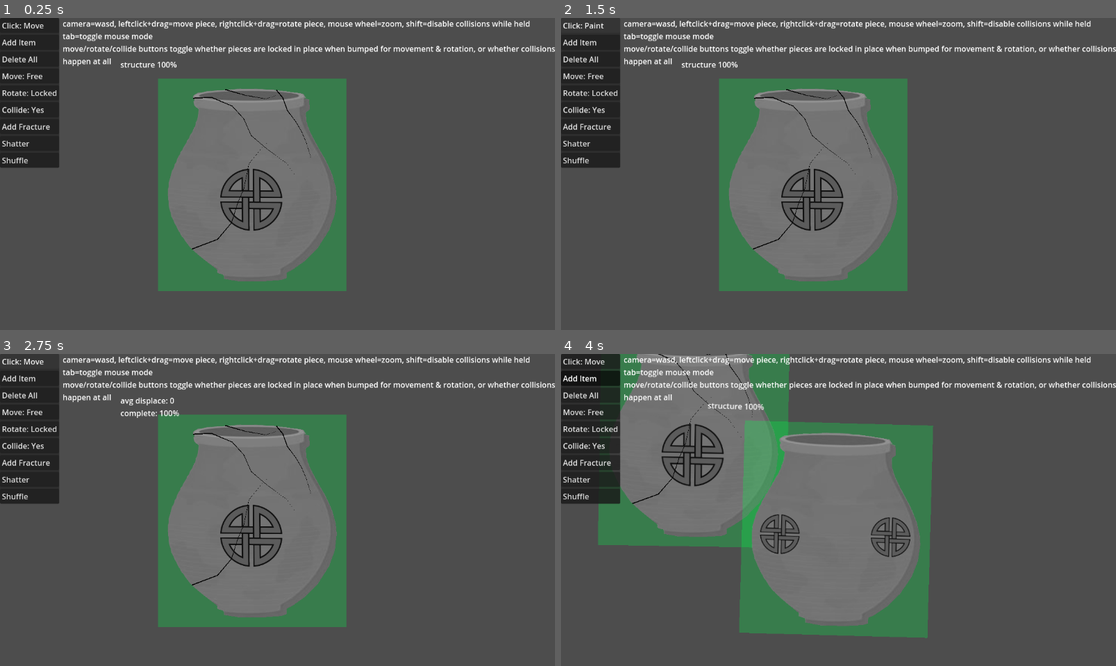
Above: before the commit, frames 1-4 (two rows, left to right).
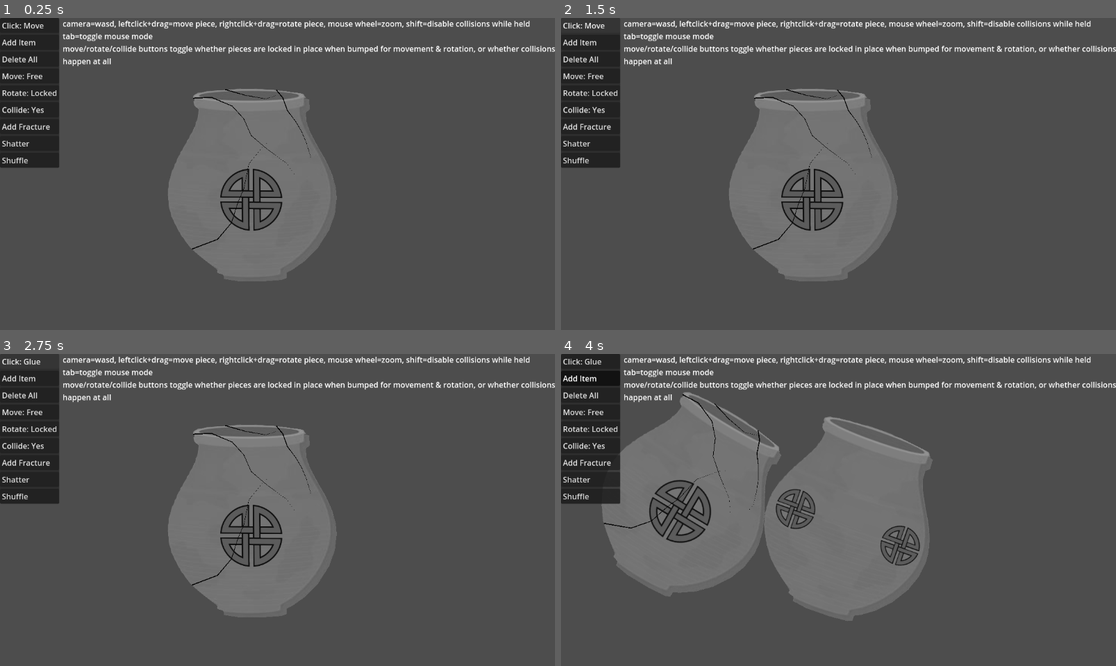
Above: after the commit, the same moments.

Repository: feyrkh/Exploratory
Game: Godot game, scene res://CleaningTable.tscn
The game is run twice, just before and just after one commit, with the same random seed, the same clock (stepped at 60 frames per second) and the same inputs.
Inputs:
- Up to frame 1 (0.25 s): no input
- Up to frame 2 (1.5 s): click "Click: Move" at 0.5 s; click "Click: Glue" at 1.25 s
- Up to frame 3 (2.75 s): click "Click: Paint" (after the commit: "Click: Move") at 2 s
- Up to frame 4 (4 s): click "Shuffle" at 2.75 s; click "Add Item" at 3.5 s

The runs differ from the first frame. In frame 1, 8.7% of the frame differs, in the area x 21-63%, y 14-88%; in frame 2, 8.7%; in frame 3, 8.8%; in frame 4, 24%, in the area x 4-68%, y 0-92%.

Commit message:
Remove painting code, add optional random rotation during shuffle

Diff:
--- a/ArcheologyItem.gd
+++ b/ArcheologyItem.gd
@@ -13,6 +13,8 @@
 var rotate_start_item_com_position = null
 var target_rot = null
 var reset_position = null
+var reset_rotation = null
+var bounding_box:Rect2
 
 const TOO_SMALL_POLYGON_AREA := 35
 const TOO_SMALL_POLYGON_EDGE_RATIO := 0.6
@@ -97,8 +99,10 @@
 	# Called by Global.collide when piece collisions should be disabled
 	if val:
 		collision_mask |= 1 # allow this piece to collide with elements on layer 1
+		#modulate.a = 1.0
 	else:
 		collision_mask &= ~1 # prevent this piece from colliding with elements on layer 1
+		#modulate.a = 0.8
 
 func clone(new_polygon:Array):
 	var new_scene = load(scene_file_path).instantiate()
@@ -225,6 +229,7 @@
 func _integrate_forces(state):
 	if reset_position != null:
 		state.transform = state.transform.rotated(-state.transform.get_rotation())
+		state.transform = state.transform.rotated(reset_rotation)
 		state.transform.origin = reset_position
 		reset_position = null
 		set_deferred("freeze", Global.freeze_pieces)
@@ -404,6 +409,7 @@
 		twiceArea += abs(polygon[t1].x * (polygon[t2].y - polygon[t3].y) + polygon[t2].x * (polygon[t3].y - polygon[t1].y) + polygon[t3].x * (polygon[t1].y - polygon[t2].y))
 	return twiceArea / 2
 
+
 func _find_center() -> Vector2:
 	var centers:Array[Vector2] = []
 	var areas:Array[float] = []
@@ -443,11 +449,13 @@
 		totalArea += area
 	for i in range(centers.size()):
 		center += centers[i] * (areas[i] / totalArea)
-	new_top_left -= Vector2(20, 20)
-	new_bot_right += Vector2(20, 20)
+	bounding_box = Rect2(new_top_left, new_bot_right-new_top_left)
+	# TODO: Uncomment if painting returns
+	#new_top_left -= Vector2(20, 20)
+	#new_bot_right += Vector2(20, 20)
 	#print("Center of ", name, " with ", collision.polygon.size(), " points: ", center)
-	if new_top_left != $Paint/PaintPoly.polygon[0] or new_bot_right != $Paint/PaintPoly.polygon[2]:
-		$Paint/PaintPoly.polygon = [new_top_left, Vector2(new_bot_right.x, new_top_left.y), new_bot_right, Vector2(new_top_left.x, new_bot_right.y)]
+	#if new_top_left != $Paint/PaintPoly.position or new_bot_right != $Paint/PaintPoly.polygon[2]:
+	#	$Paint/PaintPoly.resize(new_top_left, new_bot_right)
 	center_of_mass = center
 	return center
 
--- a/ArcheologyItem.tscn
+++ b/ArcheologyItem.tscn
@@ -1,10 +1,14 @@
-[gd_scene load_steps=4 format=3 uid="uid://lxehddere6da"]
+[gd_scene load_steps=6 format=3 uid="uid://lxehddere6da"]
 
 [ext_resource type="Script" path="res://ArcheologyItem.gd" id="1_yx51a"]
+[ext_resource type="PackedScene" uid="uid://d4jiiof7lwkft" path="res://PaintPoly.tscn" id="2_2ppsp"]
 [ext_resource type="Texture2D" uid="uid://b15mfee467ymu" path="res://art/item/pot.png" id="2_bwwpx"]
 
 [sub_resource type="PhysicsMaterial" id="PhysicsMaterial_05x1r"]
 rough = true
+
+[sub_resource type="ViewportTexture" id="ViewportTexture_x3puh"]
+viewport_path = NodePath("SubViewport")
 
 [node name="ArcheologyItem" type="RigidBody2D" groups=["archeology"]]
 collision_layer = 3
@@ -20,12 +24,6 @@
 angular_damp = 30.0
 script = ExtResource("1_yx51a")
 metadata/_edit_lock_ = true
-
-[node name="Paint" type="Node2D" parent="."]
-
-[node name="PaintPoly" type="Polygon2D" parent="Paint"]
-color = Color(0, 1, 0.290196, 0.266667)
-polygon = PackedVector2Array(0, 0, 0, 0, 0, 0, 0, 0)
 
 [node name="Polygon2D" type="Polygon2D" parent="."]
 texture = ExtResource("2_bwwpx")
@@ -43,7 +41,13 @@
 [node name="Glue" type="Node2D" parent="."]
 z_index = 1
 
+[node name="Paint" type="Node2D" parent="."]
+
+[node name="PaintPoly" parent="Paint" instance=ExtResource("2_2ppsp")]
+texture = SubResource("ViewportTexture_x3puh")
+
 [node name="StructurePct" type="Label" parent="."]
+visible = false
 offset_left = -98.0
 offset_top = -61.0
 offset_right = 20.0
@@ -54,6 +58,10 @@
 wait_time = 2.0
 autostart = true
 
+[node name="OriginPolyDeleteMe" type="Polygon2D" parent="."]
+visible = false
+polygon = PackedVector2Array(-1, -1, 1, -1, 1, 1, -1, 1)
+
 [connection signal="mouse_shape_entered" from="." to="." method="_on_mouse_shape_entered"]
 [connection signal="mouse_shape_exited" from="." to="." method="_on_mouse_shape_exited"]
 [connection signal="timeout" from="Timer" to="." method="_on_timer_timeout"]
--- a/CleaningTable.gd
+++ b/CleaningTable.gd
@@ -156,21 +156,27 @@
 	var pieces = find_child("Pieces").get_children()
 	pieces.shuffle()
 	var cur_min_x = 150
-	var cur_min_y = 0
+	var cur_min_y = 100
 	var max_x = get_viewport_rect().size.x
 	var cur_row_height = 0
-	for piece in pieces:
-		piece.global_rotation = 0
-		var poly = piece.find_child("CollisionPolygon2D").polygon
+	for piece:ArcheologyItem in pieces:
+		var orig_rotation = piece.global_rotation
+		if Global.rotate_with_shuffle:
+			piece.global_rotation = randf_range(0, 2*PI)
+		else:
+			piece.global_rotation = 0
 		var bb_xmin = 9999999
 		var bb_ymin = 9999999
 		var bb_xmax = -9999999
 		var bb_ymax = -9999999
-		for pt in poly:
-			if pt.x < bb_xmin: bb_xmin = pt.x
-			if pt.y < bb_ymin: bb_ymin = pt.y
-			if pt.x > bb_xmax: bb_xmax = pt.x
-			if pt.y > bb_ymax: bb_ymax = pt.y
+		for collision:CollisionPolygon2D in piece.collision_polygons:
+			var poly := collision.polygon
+			for pt in poly:
+				pt = collision.to_global(pt)
+				if pt.x < bb_xmin: bb_xmin = pt.x
+				if pt.y < bb_ymin: bb_ymin = pt.y
+				if pt.x > bb_xmax: bb_xmax = pt.x
+				if pt.y > bb_ymax: bb_ymax = pt.y
 		# check if there's room left on this row
 		var space_needed = bb_xmax - bb_xmin + 20
 		if space_needed + cur_min_x > max_x:
@@ -178,12 +184,18 @@
 			cur_min_y += cur_row_height
 			cur_row_height = 0
 		else:
-			if cur_row_height < (bb_ymax - bb_ymin) + 10:
-				cur_row_height = (bb_ymax - bb_ymin) + 10
+			if cur_row_height < (bb_ymax - bb_ymin) + 20:
+				cur_row_height = (bb_ymax - bb_ymin) + 20
 			cur_min_x += space_needed
-		piece.reset_position = Vector2(cur_min_x - space_needed - bb_xmin, cur_min_y - bb_ymin)
+		piece.reset_position = Vector2(cur_min_x - space_needed, cur_min_y) - piece.center_of_mass.rotated(piece.global_rotation) + Vector2(bb_xmax-bb_xmin, bb_ymax-bb_ymin)/2
+		print("space needed: ", space_needed)
+		print("row_height: ", cur_row_height)
+		print("position: ", piece.reset_position)
+		print("center_of_mass: ", piece.center_of_mass)
+		print("com rotated: ", piece.center_of_mass.rotated(piece.global_rotation))
+		piece.reset_rotation = piece.global_rotation
+		piece.global_rotation = orig_rotation
 		piece.freeze = false #should get reset to whatever it should be after the position is changed
-
 
 func _on_add_new_button_pressed():
 	var new_item = ItemBuilder.build_random_item()
--- a/Global.gd
+++ b/Global.gd
@@ -4,6 +4,7 @@
 signal camera_zoom_changed(cur_zoom:float)
 
 var shatter_width = 0.5
+var rotate_with_shuffle = true
 
 var lock_rotation = true:
 	set(val):
@@ -30,13 +31,13 @@
 		match click_mode:
 			ClickMode.move: Input.set_custom_mouse_cursor(null)
 			ClickMode.glue: Input.set_custom_mouse_cursor(load("res://art/cursor/glue.png"), Input.CURSOR_ARROW, Vector2(15, 15))
-			ClickMode.paint: Input.set_custom_mouse_cursor(load("res://art/cursor/glue.png"), Input.CURSOR_ARROW, Vector2(15, 15))
+			#ClickMode.paint: Input.set_custom_mouse_cursor(load("res://art/cursor/glue.png"), Input.CURSOR_ARROW, Vector2(15, 15))
 			_: Input.set_custom_mouse_cursor(null)
 
 func rotate_click_mode():
 		match click_mode:
 			ClickMode.move: click_mode = ClickMode.glue
-			ClickMode.glue: click_mode = ClickMode.paint
-			ClickMode.paint: click_mode = ClickMode.move
+			ClickMode.glue: click_mode = ClickMode.move
+			#ClickMode.paint: click_mode = ClickMode.move
 			_: click_mode = ClickMode.move
 		click_mode_changed.emit()
--- /dev/null
+++ b/PaintPoly.gd
@@ -0,0 +1,28 @@
+extends Polygon2D
+
+var _pen:Node2D
+@onready var viewport = $SubViewport
+var _prev_mouse_pos = Vector2.ZERO
+var uv_offset:Vector2
+
+func _ready():
+	_pen = Node2D.new()
+	viewport.add_child(_pen)
+	_pen.draw.connect(_on_draw)
+
+func _process(delta):
+	_pen.queue_redraw()
+
+func resize(new_top_left:Vector2, new_bot_right:Vector2):
+	var prev_polygon := polygon
+	polygon = [new_top_left, Vector2(new_bot_right.x, new_top_left.y), new_bot_right, Vector2(new_top_left.x, new_bot_right.y)]
+	uv_offset = Vector2.ZERO - new_top_left
+	uv = [new_top_left + uv_offset, Vector2(new_bot_right.x, new_top_left.y) + uv_offset, new_bot_right + uv_offset, Vector2(new_top_left.x, new_bot_right.y) + uv_offset]
+	viewport.size = new_bot_right - new_top_left
+
+func _on_draw():
+	var mouse_pos = get_local_mouse_position() + uv_offset
+
+	if Input.is_mouse_button_pressed(MOUSE_BUTTON_LEFT):
+		_pen.draw_line(mouse_pos, _prev_mouse_pos, Color(1, 1, 0), 30, true)
+	_prev_mouse_pos = mouse_pos
--- /dev/null
+++ b/PaintPoly.tscn
@@ -0,0 +1,16 @@
+[gd_scene load_steps=3 format=3 uid="uid://d4jiiof7lwkft"]
+
+[ext_resource type="Script" path="res://PaintPoly.gd" id="1_um5bu"]
+
+[sub_resource type="ViewportTexture" id="ViewportTexture_t0pew"]
+viewport_path = NodePath("SubViewport")
+
+[node name="PaintPoly" type="Polygon2D"]
+color = Color(0, 1, 0.290196, 0.266667)
+texture = SubResource("ViewportTexture_t0pew")
+polygon = PackedVector2Array(0, 0, 0, 0, 0, 0, 0, 0)
+script = ExtResource("1_um5bu")
+
+[node name="SubViewport" type="SubViewport" parent="."]
+handle_input_locally = false
+render_target_clear_mode = 1
--- a/project.godot
+++ b/project.godot
@@ -89,8 +89,7 @@
 }
 change_click_mode={
 "deadzone": 0.5,
-"events": [Object(InputEventKey,"resource_local_to_scene":false,"resource_name":"","device":-1,"window_id":0,"alt_pressed":false,"shift_pressed":false,"ctrl_pressed":false,"meta_pressed":false,"pressed":false,"keycode":0,"physical_keycode":4194306,"key_label":0,"unicode":0,"echo":false,"script":null)
-]
+"events": []
 }
 
 [layer_names]
